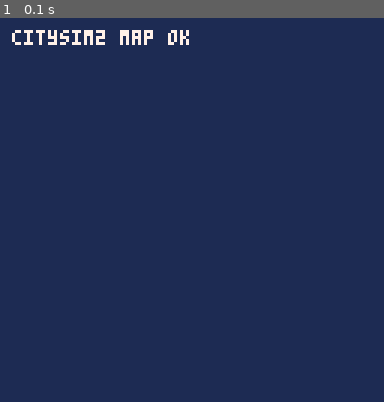
Above: before the commit, frame 1.
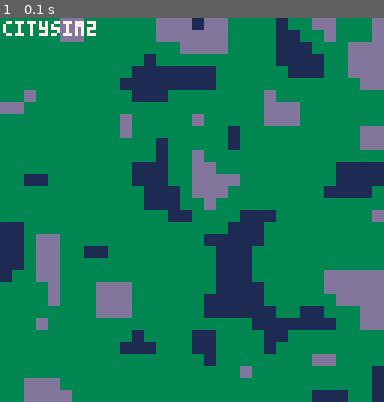
Above: after the commit, the same moment.

Repository: drachis/carts
Game: PICO-8 cartridge proj/citysim2/citysim2.p8
The game is run twice, just before and just after one commit, with the same random seed, the same clock (stepped at 60 frames per second) and the same inputs.
Inputs:
- Up to frame 1 (0.1 s): no input

The runs differ from the first frame. In frame 1, 86% of the frame differs, in the area x 0-100%, y 0-100%.

Commit message:
citysim2: net + agents + terrain (parallel agents) + smoke test
Three modules built concurrently by sonnet agents, lead-reviewed + integrated:
- net.lua (143): road connected-components into pl_comp; rcomp/connected;
  powered() stub. Offer index deferred to sim.
- agents.lua (388): pooled visible trips; spawn_agent paths over roads with a
  congestion-weighted cost; update_agents moves + maintains the pl_cong plane
  (+1/-1 per tile, released on arrival); draw_agents.
- terrain.lua (384): box-blur fBm heightmap; PERCENTILE thresholds (~13% water,
  ~11% mountain, rest grass) + greedy downhill meandering river. Fixed a
  flat-map bug (fixed thresholds vs the blur-narrowed distribution) that the
  smoke test caught — g=780/w=134/m=110 now.

tests/smoke.p8: 12/12 — terrain distribution, elevation plane, road components +
connectivity, agent spawn/move, and the congestion-released-to-zero invariant.
Cart 2002/8192, compiles + runs. Next: sim.lua (event loop + first labor->jobs
commuter loop; also the offer index + real powered()).

Co-Authored-By: Claude Opus 4.8 <noreply@anthropic.com>

Diff:
--- /dev/null
+++ b/proj/citysim2/agents.lua
@@ -0,0 +1,83 @@
+-- agents.lua : pooled visible trips that realise sim contracts
+-- api: agents, init_agents(), spawn_agent(x0,y0,x1,y1,res), update_agents(), draw_agents()
+-- calls: path (router), is_road (map), peekp/pokep/gw (map), pl_cong (data), res_col (data), p (params)
+
+agents={}
+
+function init_agents()
+ agents={}
+end
+
+function spawn_agent(x0,y0,x1,y1,res)
+ if #agents>=p.agent_cap then return end
+ local pa=path(x0,y0,x1,y1,
+  is_road,
+  function(x,y) return 1+p.cong_k*peekp(pl_cong,x,y) end)
+ if pa and #pa>1 then
+  -- enter first tile
+  pokep(pl_cong,x0,y0,min(255,peekp(pl_cong,x0,y0)+1))
+  add(agents,{
+   path=pa, i=2,
+   px=x0*8+4, py=y0*8+4,
+   tx=x0, ty=y0,
+   res=res, col=res_col[res],
+   life=p.trip_life
+  })
+ end
+end
+
+local function ag_remove(a)
+ pokep(pl_cong,a.tx,a.ty,max(0,peekp(pl_cong,a.tx,a.ty)-1))
+end
+
+function update_agents()
+ local keep={}
+ for _,a in pairs(agents) do
+  a.life-=1
+  local alive=a.life>0 and a.i<=#a.path
+  if alive then
+   -- move 1px toward centre of current target node
+   local n=a.path[a.i]
+   local tnx=n.x*8+4
+   local tny=n.y*8+4
+   local dx=tnx-a.px
+   local dy=tny-a.py
+   if dx~=0 then
+    a.px+=sgn(dx)
+   elseif dy~=0 then
+    a.py+=sgn(dy)
+   end
+   -- crossed into a new tile?
+   local ntx=flr(a.px/8)
+   local nty=flr(a.py/8)
+   if ntx~=a.tx or nty~=a.ty then
+    pokep(pl_cong,a.tx,a.ty,max(0,peekp(pl_cong,a.tx,a.ty)-1))
+    pokep(pl_cong,ntx,nty,min(255,peekp(pl_cong,ntx,nty)+1))
+    a.tx=ntx
+    a.ty=nty
+   end
+   -- reached this node's centre?
+   if a.px==tnx and a.py==tny then
+    a.i+=1
+   end
+   if a.i>#a.path then
+    alive=false
+   end
+  end
+  if alive then
+   add(keep,a)
+  else
+   ag_remove(a)
+  end
+ end
+ agents=keep
+end
+
+function draw_agents()
+ for _,a in pairs(agents) do
+  pset(a.px,a.py,a.col)
+  pset(a.px+1,a.py,a.col)
+  pset(a.px,a.py+1,a.col)
+  pset(a.px+1,a.py+1,a.col)
+ end
+end
--- a/proj/citysim2/citysim2.p8
+++ b/proj/citysim2/citysim2.p8
@@ -8,25 +8,46 @@
 #include data.lua
 #include map.lua
 #include router.lua
+#include net.lua
+#include terrain.lua
+#include agents.lua
 
 -- glue owns _init/_update/_draw; modules never define them.
 function _init()
  t=0
  cur={x=16,y=16}
  init_map()
+ gen_terrain()
+ update_net()
+ init_agents()
  update_camera(true)
 end
 
 function _update()
  t+=1
+ update_agents()
+end
+
+-- temporary colour-block render (render.lua will replace this).
+function tcol(s)
+ if s==0 then return 1 end
+ if s==2 then return 13 end
+ if s>=16 and s<=31 then return 5 end
+ if s>=48 and s<=51 then return 11 end
+ if s>=52 and s<=55 then return 12 end
+ if s>=56 and s<=59 then return 10 end
+ return 3
 end
 
 function _draw()
- cls(1)
- camera(camx,camy)
- map(0,0,0,0,gw,gw)
- camera()
- print("citysim2 map ok",4,4,7)
+ cls(0)
+ for y=0,gw-1 do
+  for x=0,gw-1 do
+   rectfill(x*4,y*4,x*4+3,y*4+3,tcol(tile(x,y)))
+  end
+ end
+ draw_agents()
+ print("citysim2",1,1,7)
 end
 __gfx__
 00000000000000000000000000000000000000000000000000000000000000000000000000000000000000000000000000000000000000000000000000000000
--- /dev/null
+++ b/proj/citysim2/net.lua
@@ -0,0 +1,38 @@
+-- net.lua : road connected-components + adjacency helpers
+-- api: update_net, rcomp, connected, powered
+-- private prefix: nt_
+
+ncomp=0  -- number of road components found (global, read by sim)
+
+function update_net()
+ pclr(pl_comp)
+ ncomp=0
+ for y=0,gw-1 do
+  for x=0,gw-1 do
+   if is_road(x,y) and peekp(pl_comp,x,y)==0 then
+    ncomp+=1
+    local id=ncomp
+    flood(x,y,is_road,function(fx,fy)
+     pokep(pl_comp,fx,fy,id)
+    end)
+   end
+  end
+ end
+end
+
+function rcomp(x,y)
+ if is_road(x,y) then return peekp(pl_comp,x,y) end
+ local nb=neighbors4(x,y)
+ for _,n in pairs(nb) do
+  if is_road(n.x,n.y) then return peekp(pl_comp,n.x,n.y) end
+ end
+ return 0
+end
+
+function connected(ax,ay,bx,by)
+ local ca=rcomp(ax,ay)
+ return ca~=0 and ca==rcomp(bx,by)
+end
+
+-- stub: real power network (offer-index over power channel) comes with sim
+function powered(x,y) return true end
--- /dev/null
+++ b/proj/citysim2/terrain.lua
@@ -0,0 +1,52 @@
+-- terrain.lua: white noise + box blur -> PERCENTILE threshold + greedy river.
+-- box-blur narrows the value spread, so we pick sea/mtn from the actual
+-- histogram (so we always get ~water_pct water + ~mtn_pct mountains).
+function gen_terrain()
+ local buf={}
+ for i=0,gw*gw-1 do buf[i]=rnd(256) end
+ for _=1,2 do
+  local t={}
+  for y=0,gw-1 do for x=0,gw-1 do
+   local s,n=0,0
+   for j=-1,1 do for i=-1,1 do
+    if in_bounds(x+i,y+j) then s+=buf[x+i+(y+j)*gw] n+=1 end
+   end end
+   t[x+y*gw]=s/n
+  end end
+  buf=t
+ end
+ -- histogram of integer elevations, then percentile cuts
+ local h={}
+ for i=0,255 do h[i]=0 end
+ for i=0,gw*gw-1 do local e=flr(buf[i]) buf[i]=e h[e]+=1 end
+ local cum,sea,mtn,n=0,0,256,gw*gw
+ for i=0,255 do
+  cum+=h[i]
+  if sea==0 and cum>=n*0.14 then sea=i end
+  if mtn==256 and cum>=n*0.90 then mtn=i end
+ end
+ local bx,by,be=0,0,-1
+ for y=0,gw-1 do for x=0,gw-1 do
+  local e=buf[x+y*gw]
+  pokep(pl_elev,x,y,e)
+  if e>be then be=e bx=x by=y end
+  set_tile(x,y,e<sea and 0 or e>=mtn and 2 or 1)
+ end end
+ -- greedy downhill river; rnd jitter causes meandering
+ -- elev=0 marks visited tiles (river tiles become water anyway)
+ local cx,cy=bx,by
+ for _=1,gw*4 do
+  set_tile(cx,cy,0) pokep(pl_elev,cx,cy,0)
+  if cx==0 or cy==0 or cx==gw-1 or cy==gw-1 then break end
+  local mn,nx,ny=999,cx,cy
+  for _,nb in pairs(neighbors4(cx,cy)) do
+   local ne=peekp(pl_elev,nb.x,nb.y)
+   if ne>0 then
+    ne=ne+rnd(28)
+    if ne<mn then mn=ne nx=nb.x ny=nb.y end
+   end
+  end
+  if nx==cx and ny==cy then break end
+  cx=nx cy=ny
+ end
+end
--- /dev/null
+++ b/proj/citysim2/tests/smoke.p8
@@ -0,0 +1,58 @@
+pico-8 cartridge // http://www.pico-8.com
+version 42
+__lua__
+-- headless smoke test: pico8 -x tests/smoke.p8
+#include ../params.lua
+#include ../data.lua
+#include ../map.lua
+#include ../router.lua
+#include ../net.lua
+#include ../terrain.lua
+#include ../agents.lua
+
+local pass,fail=0,0
+function ok(c,n)
+ if c then pass+=1 printh("ok   "..n) else fail+=1 printh("fail "..n) end
+end
+
+srand(1)
+init_map()
+gen_terrain()
+local w,g,m=0,0,0
+for y=0,gw-1 do for x=0,gw-1 do
+ local s=tile(x,y)
+ if s==0 then w+=1 elseif s==2 then m+=1 elseif s==1 then g+=1 end
+end end
+ok(g>0,"terrain has grass ("..g..")")
+ok(w>0,"terrain has water ("..w..")")
+ok(g>w and g>m,"mostly grass (g="..g.." w="..w.." m="..m..")")
+
+local hi=0
+for y=0,gw-1 do for x=0,gw-1 do hi=max(hi,peekp(pl_elev,x,y)) end end
+ok(hi>0,"elevation plane filled (max "..hi..")")
+
+-- road network on grass
+for x=4,20 do set_tile(x,8,16) end
+update_net()
+ok(ncomp>=1,"road component found ("..ncomp..")")
+ok(connected(4,8,20,8),"road ends connected")
+ok(not connected(4,8,4,20),"off-road tiles not connected")
+
+-- agents: spawn, move, congestion bookkeeping
+init_agents()
+spawn_agent(4,8,20,8,1)
+ok(#agents==1,"agent spawned")
+ok(peekp(pl_cong,4,8)==1,"congestion +1 at start tile")
+local moved=false
+for i=1,300 do
+ update_agents()
+ if #agents>0 and (agents[1].px~=36 or agents[1].py~=68) then moved=true end
+end
+ok(moved,"agent moved along the road")
+ok(#agents==0,"agent expired/arrived and was removed")
+local cong=0
+for y=0,gw-1 do for x=0,gw-1 do cong+=peekp(pl_cong,x,y) end end
+ok(cong==0,"congestion fully released after agents gone (sum "..cong..")")
+
+printh("---- "..pass.." passed, "..fail.." failed ----")
+if fail>0 then printh("test result: fail") else printh("test result: pass") end
Not shown, changed: proj/citysim2/TaskList.md
